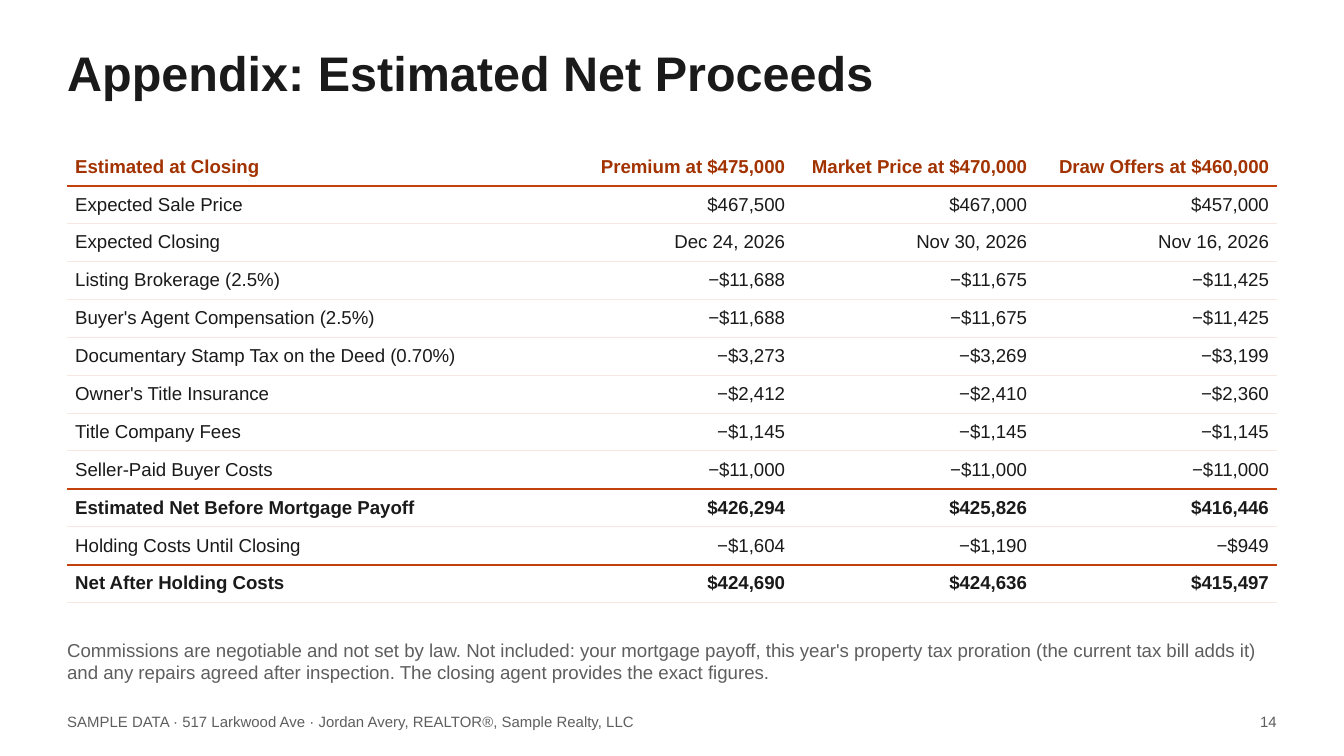
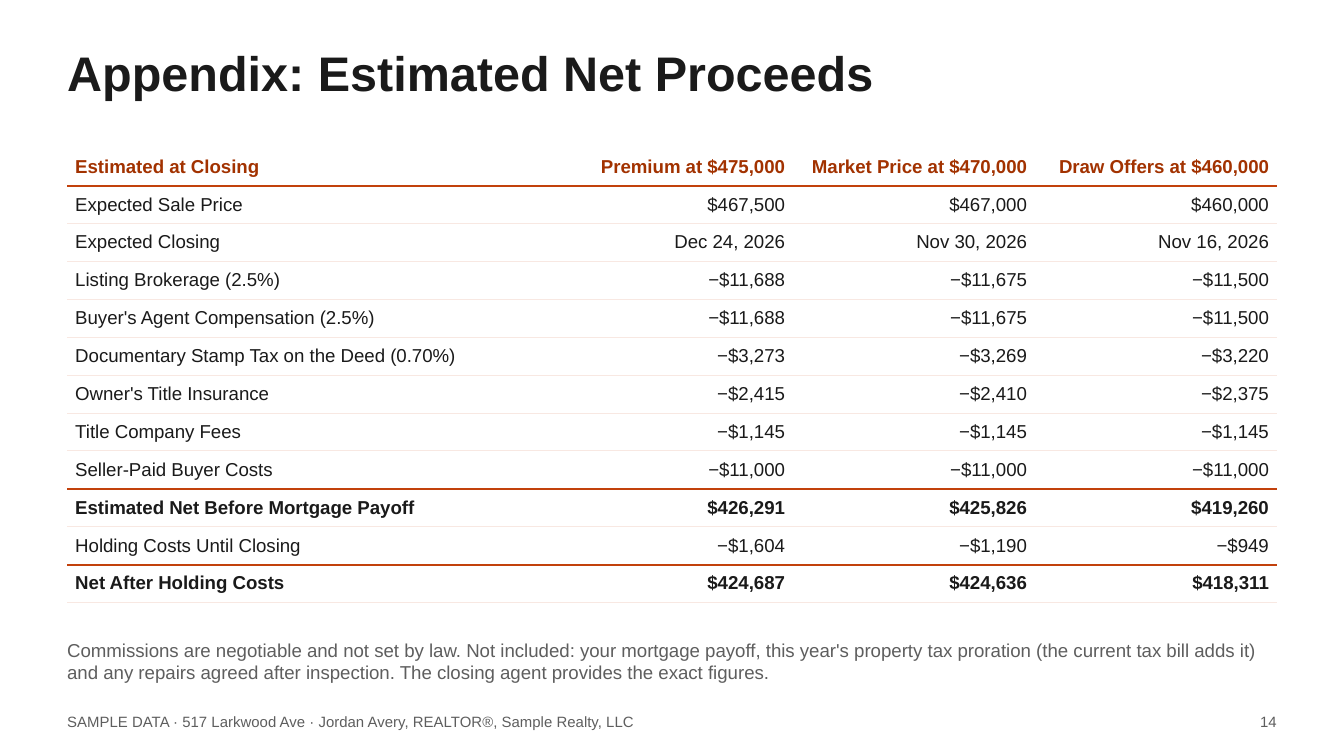
Before and after one commit to axelrivera/real-estate-skills, a slide deck: slide 14 of samples/seller-cma/517-Larkwood-Ave-Listing-Presentation.pptx. Drawn at 1344x756 pixels with LibreOffice and Linux fonts; fonts in the diff are those of the drawing. Boxes give left, top, right and bottom in pixels: in the first picture for what was removed or moved away, otherwise in the second. Text is boxed around its words. In the diff, an @@ line names an element or a change of style, - is before the commit and + after.

```diff
--- a/samples/seller-cma/517-Larkwood-Ave-Listing-Presentation.pptx
+++ b/samples/seller-cma/517-Larkwood-Ave-Listing-Presentation.pptx
@@ table at [67,148,1277,597] @@
-row 2, column 4: $457,000
+row 2, column 4: $460,000
-row 4, column 4: −$11,425
+row 4, column 4: −$11,500
-row 5, column 4: −$11,425
+row 5, column 4: −$11,500
-row 6, column 4: −$3,199
+row 6, column 4: −$3,220
-row 7, column 2: −$2,412
+row 7, column 2: −$2,415
-row 7, column 4: −$2,360
+row 7, column 4: −$2,375
-row 10, column 2: $426,294
+row 10, column 2: $426,291
-row 10, column 4: $416,446
+row 10, column 4: $419,260
-row 12, column 2: $424,690
+row 12, column 2: $424,687
-row 12, column 4: $415,497
+row 12, column 4: $418,311
```
Also in this commit, not shown: 2 other slides changed, 3 other files.
